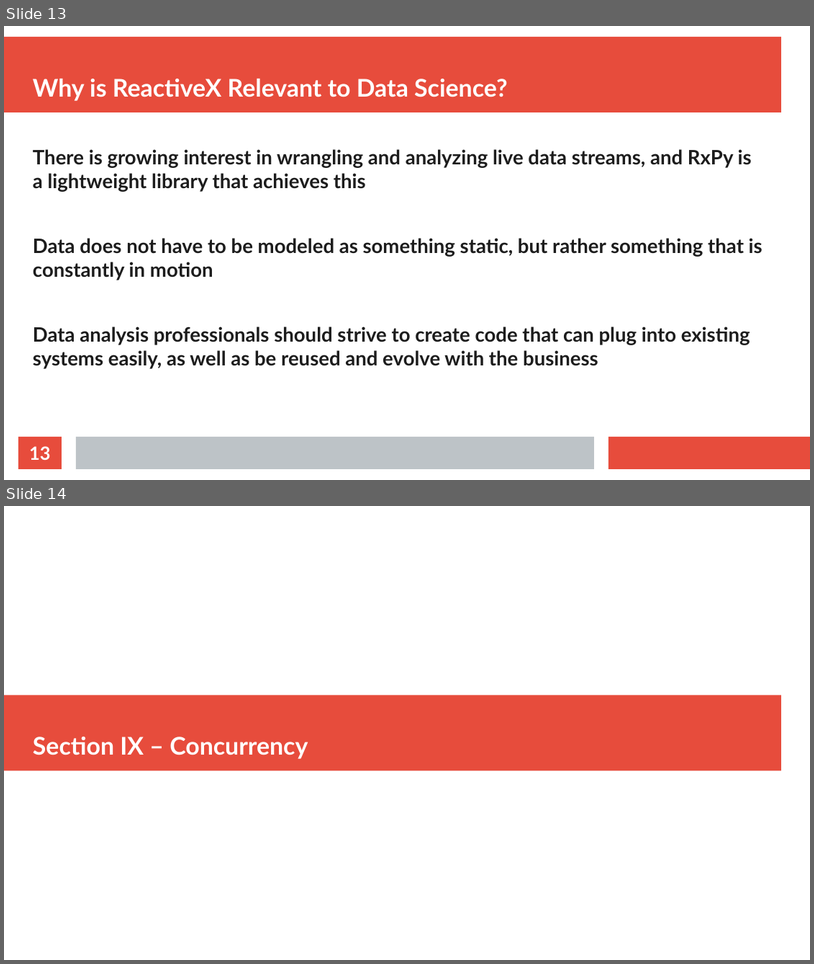
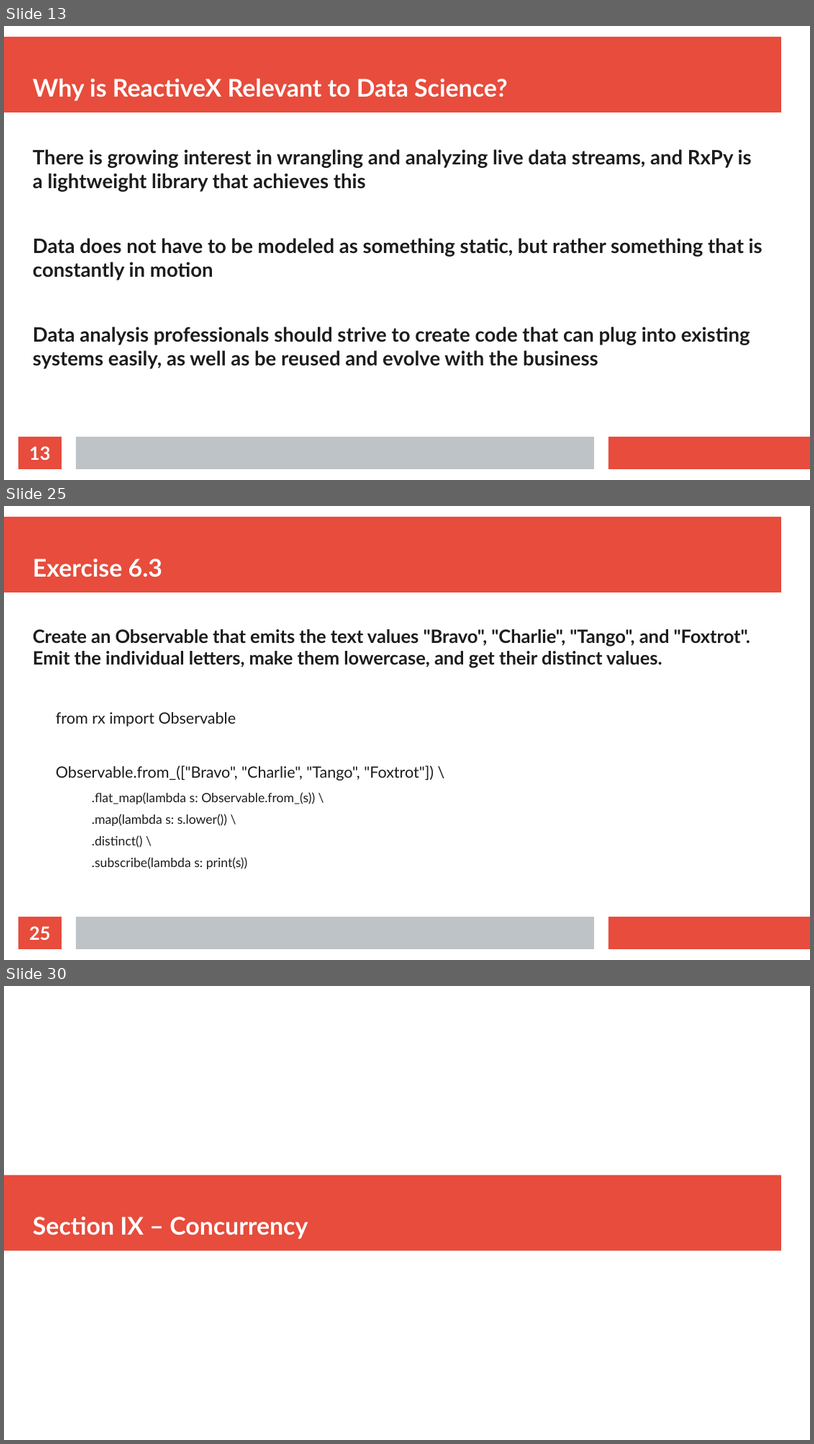
Before and after one commit to thomasnield/oreilly_reactive_python_for_data, a slide deck: resources/reactive_python_slides.odp. Shown one above the other, each under a label of ours: slides 13 and 14 before the commit, slides 13, 25 and 30 after it; the slides between them are not shown. The pictures are 814x964 and 814x1444 pixels, drawn with LibreOffice and Linux fonts; fonts in the diff are those of the drawing. Boxes give left, top, right and bottom in pixels: in the first picture for what was removed or moved away, otherwise in the second. Text is boxed around its words. In the diff, an @@ line names an element or a change of style, - is before the commit and + after.

```diff
--- a/resources/reactive_python_slides.odp
+++ b/resources/reactive_python_slides.odp
@@ slide 25 added at <box>4,506,810,960</box>, background #FFFFFF; not listed: 3 template elements that a slide beside it also shows @@
@@ title added at <box>33,559,162,577</box>, 24 pt, text #FFFFFF, bold @@
+Exercise 6.3
@@ text added at <box>33,629,751,869</box>, 18 pt, text #1C1C1C @@
+Create an Observable that emits the text values "Bravo", "Charlie", "Tango", and "Foxtrot". Emit the individual letters, make them lowercase, and get their distinct values.
+  from rx import Observable
+  Observable.from_(["Bravo", "Charlie", "Tango", "Foxtrot"]) \
+    .flat_map(lambda s: Observable.from_(s)) \
+    .map(lambda s: s.lower()) \
+    .distinct() \
+    .subscribe(lambda s: print(s))
@@ page number added at <box>18,916,62,949</box>, fill #E74C3C, 18 pt, text #FFFFFF, bold @@
+25
@@ what was slide 14 is now slide 30 @@
```
Also in this commit, not shown: 2 slides changed, 15 other slides added.
